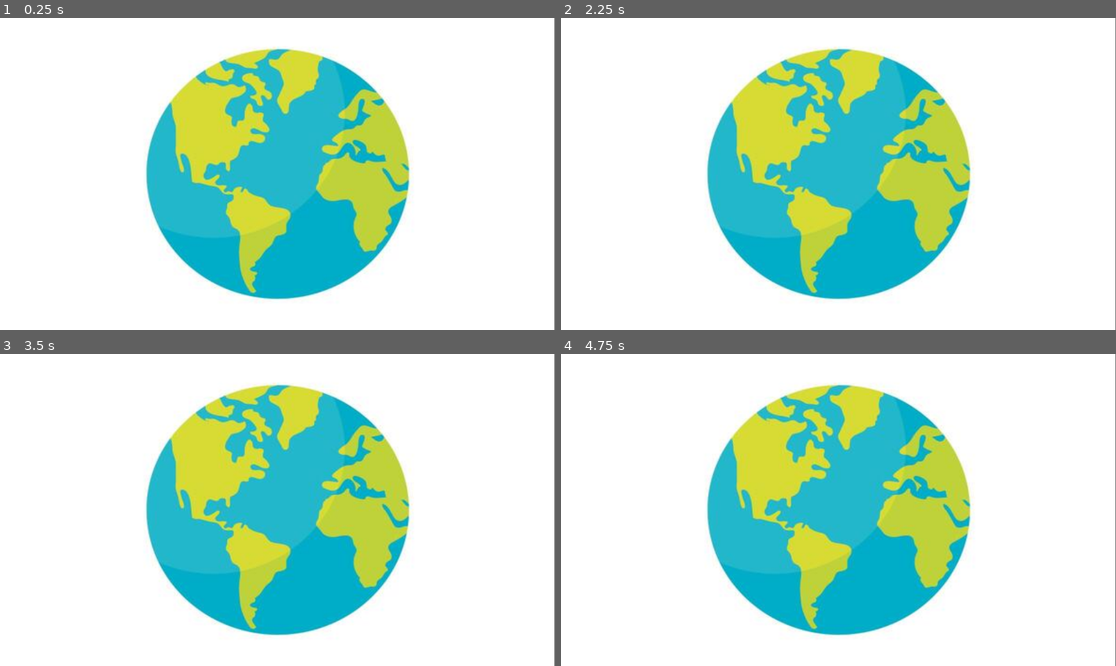
Above: before the commit, frames 1-4 (two rows, left to right).
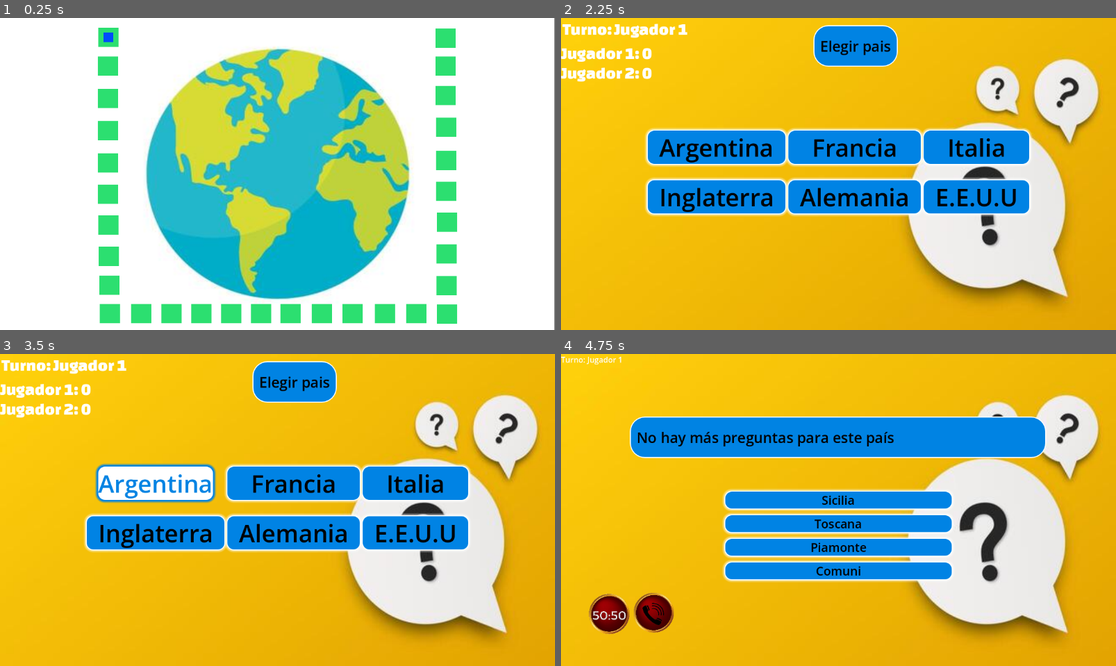
Above: after the commit, the same moments.

Repository: tobiflores/TriviaMundial-Alonso_Flores
Game: Godot game, scene res://Escenas/tablero.tscn
The game is run twice, just before and just after one commit, with the same random seed, the same clock (stepped at 60 frames per second) and the same inputs. This scene is started directly instead of the project's main scene.
Inputs (mouse positions are in pixels of both pictures, inside the frame that each line leads up to):
- Up to frame 1 (0.25 s): no input
- Up to frame 2 (2.25 s): tap Enter at 0.5, 2 s; tap Space at 1.25 s
- Up to frame 3 (3.5 s): click (155, 481) at 2.75 s, where only the run after the commit has a clickable "Argentina"
- Up to frame 4 (4.75 s): click (855, 481) at 3.5 s, where only the run after the commit has a clickable "Francia"; click (977, 481) at 4.25 s, where only the run after the commit has a clickable "Italia"

The runs differ from the first frame. In frame 1, 7.1% of the frame differs, in the area x 17-83%, y 3-98%; in frame 2, 92%, in the area x 0-100%, y 0-100%; in frame 3, 92%; in frame 4, 92%.
Error after the commit: Cannot call method 'duplicate' on a null value. (res://Scripts/elegir_pais.gd:16)

Commit message:
cree la escena de casilla y la escena de jugador, ahora cada ves que respondes bien apareces en la siguiente casilla

Diff:
--- /dev/null
+++ b/Escenas/casilla.tscn
@@ -0,0 +1,19 @@
+[gd_scene format=3 uid="uid://l61hrupdwils"]
+
+[sub_resource type="RectangleShape2D" id="RectangleShape2D_eiy1e"]
+size = Vector2(42, 40)
+
+[node name="casilla" type="Node2D" unique_id=738404893]
+
+[node name="Area2D" type="Area2D" parent="." unique_id=2052984008]
+
+[node name="CollisionShape2D" type="CollisionShape2D" parent="Area2D" unique_id=230926715]
+shape = SubResource("RectangleShape2D_eiy1e")
+
+[node name="ColorRect" type="ColorRect" parent="Area2D" unique_id=801479177]
+offset_left = -21.0
+offset_top = -20.0
+offset_right = 21.0
+offset_bottom = 20.0
+color = Color(0.17249683, 0.8720917, 0.43959695, 1)
+metadata/_edit_use_anchors_ = true
--- /dev/null
+++ b/Escenas/jugador.tscn
@@ -0,0 +1,17 @@
+[gd_scene format=3 uid="uid://bqm3a7grbbao1"]
+
+[sub_resource type="CircleShape2D" id="CircleShape2D_shl25"]
+
+[node name="jugador" type="Node2D" unique_id=595103400]
+
+[node name="Area2D" type="Area2D" parent="." unique_id=1772899291]
+
+[node name="ColorRect" type="ColorRect" parent="Area2D" unique_id=456391628]
+offset_left = -10.0
+offset_top = -10.0
+offset_right = 10.0
+offset_bottom = 10.0
+color = Color(0, 0.3019608, 0.9882353, 1)
+
+[node name="CollisionShape2D" type="CollisionShape2D" parent="Area2D" unique_id=292674380]
+shape = SubResource("CircleShape2D_shl25")
--- a/Escenas/nombres.tscn
+++ b/Escenas/nombres.tscn
@@ -1,6 +1,6 @@
 [gd_scene format=3 uid="uid://dge05ag0w21gp"]
 
-[ext_resource type="Script" uid="uid://tlklps0vb8ye" path="res://Escenas/nombres.gd" id="1_4q6ss"]
+[ext_resource type="Script" uid="uid://tlklps0vb8ye" path="res://Scripts/nombres.gd" id="1_4q6ss"]
 [ext_resource type="Texture2D" uid="uid://b4ui3ygdpmrxi" path="res://Imagenes/yellow-question-mark-background-with-text-space-quiz-symbol-vector.jpg" id="1_fa8ap"]
 [ext_resource type="FontFile" uid="uid://bu2mkiafsdks0" path="res://Fuentes/ChangaOne-Regular.ttf" id="3_f40uu"]
 
--- a/Escenas/tablero.tscn
+++ b/Escenas/tablero.tscn
@@ -1,6 +1,9 @@
 [gd_scene format=3 uid="uid://dmx1des2fgbl2"]
 
+[ext_resource type="Script" uid="uid://doyrqfc0drhlv" path="res://Scripts/tablero.gd" id="1_cg76r"]
 [ext_resource type="Texture2D" uid="uid://c5snh4821bvgb" path="res://Imagenes/world-planet-earth-isolated-icon-free-vector.jpg" id="1_tbcrh"]
+[ext_resource type="PackedScene" uid="uid://l61hrupdwils" path="res://Escenas/casilla.tscn" id="3_iqwsw"]
+[ext_resource type="PackedScene" uid="uid://bqm3a7grbbao1" path="res://Escenas/jugador.tscn" id="4_o1jf0"]
 
 [sub_resource type="StyleBoxFlat" id="StyleBoxFlat_laj61"]
 bg_color = Color(1, 1, 1, 1)
@@ -15,6 +18,7 @@
 anchor_bottom = 1.0
 grow_horizontal = 2
 grow_vertical = 2
+script = ExtResource("1_cg76r")
 
 [node name="Panel2" type="Panel" parent="." unique_id=1477784445]
 layout_mode = 0
@@ -36,3 +40,103 @@
 grow_horizontal = 2
 grow_vertical = 2
 theme_override_styles/panel = SubResource("StyleBoxTexture_240ik")
+
+[node name="casillas" type="Node" parent="." unique_id=684062926]
+
+[node name="casilla" parent="casillas" unique_id=738404893 instance=ExtResource("3_iqwsw")]
+position = Vector2(225, 40)
+
+[node name="casilla2" parent="casillas" unique_id=1054716632 instance=ExtResource("3_iqwsw")]
+position = Vector2(224, 100)
+
+[node name="casilla3" parent="casillas" unique_id=1266008358 instance=ExtResource("3_iqwsw")]
+position = Vector2(224, 167)
+
+[node name="casilla4" parent="casillas" unique_id=696843356 instance=ExtResource("3_iqwsw")]
+position = Vector2(224, 234)
+
+[node name="casilla5" parent="casillas" unique_id=417910319 instance=ExtResource("3_iqwsw")]
+position = Vector2(224, 301)
+
+[node name="casilla6" parent="casillas" unique_id=1444356046 instance=ExtResource("3_iqwsw")]
+position = Vector2(224, 366)
+
+[node name="casilla7" parent="casillas" unique_id=1161090081 instance=ExtResource("3_iqwsw")]
+position = Vector2(225, 430)
+
+[node name="casilla8" parent="casillas" unique_id=727129793 instance=ExtResource("3_iqwsw")]
+position = Vector2(226, 495)
+
+[node name="casilla9" parent="casillas" unique_id=1032422855 instance=ExtResource("3_iqwsw")]
+position = Vector2(227, 555)
+
+[node name="casilla10" parent="casillas" unique_id=1624742907 instance=ExtResource("3_iqwsw")]
+position = Vector2(228, 614)
+
+[node name="casilla11" parent="casillas" unique_id=1153026792 instance=ExtResource("3_iqwsw")]
+position = Vector2(293, 614)
+
+[node name="casilla12" parent="casillas" unique_id=497073178 instance=ExtResource("3_iqwsw")]
+position = Vector2(356, 614)
+
+[node name="casilla13" parent="casillas" unique_id=1430057215 instance=ExtResource("3_iqwsw")]
+position = Vector2(418, 614)
+
+[node name="casilla14" parent="casillas" unique_id=432651841 instance=ExtResource("3_iqwsw")]
+position = Vector2(480, 614)
+
+[node name="casilla15" parent="casillas" unique_id=1107492845 instance=ExtResource("3_iqwsw")]
+position = Vector2(542, 614)
+
+[node name="casilla16" parent="casillas" unique_id=1539053597 instance=ExtResource("3_iqwsw")]
+position = Vector2(603, 614)
+
+[node name="casilla17" parent="casillas" unique_id=634015420 instance=ExtResource("3_iqwsw")]
+position = Vector2(668, 614)
+
+[node name="casilla18" parent="casillas" unique_id=1308839219 instance=ExtResource("3_iqwsw")]
+position = Vector2(732, 614)
+
+[node name="casilla19" parent="casillas" unique_id=909757162 instance=ExtResource("3_iqwsw")]
+position = Vector2(799, 614)
+
+[node name="casilla20" parent="casillas" unique_id=972648089 instance=ExtResource("3_iqwsw")]
+position = Vector2(864, 614)
+
+[node name="casilla21" parent="casillas" unique_id=759987855 instance=ExtResource("3_iqwsw")]
+position = Vector2(928, 615)
+
+[node name="casilla22" parent="casillas" unique_id=1750675401 instance=ExtResource("3_iqwsw")]
+position = Vector2(927, 556)
+
+[node name="casilla23" parent="casillas" unique_id=602421441 instance=ExtResource("3_iqwsw")]
+position = Vector2(927, 490)
+
+[node name="casilla24" parent="casillas" unique_id=1346815349 instance=ExtResource("3_iqwsw")]
+position = Vector2(928, 424)
+
+[node name="casilla25" parent="casillas" unique_id=795803156 instance=ExtResource("3_iqwsw")]
+position = Vector2(926, 360)
+
+[node name="casilla26" parent="casillas" unique_id=976115299 instance=ExtResource("3_iqwsw")]
+position = Vector2(926, 296)
+
+[node name="casilla27" parent="casillas" unique_id=27690787 instance=ExtResource("3_iqwsw")]
+position = Vector2(926, 227)
+
+[node name="casilla28" parent="casillas" unique_id=67594290 instance=ExtResource("3_iqwsw")]
+position = Vector2(925, 161)
+
+[node name="casilla29" parent="casillas" unique_id=808559650 instance=ExtResource("3_iqwsw")]
+position = Vector2(925, 100)
+
+[node name="casilla30" parent="casillas" unique_id=927604189 instance=ExtResource("3_iqwsw")]
+position = Vector2(925, 42)
+
+[node name="jugadores" type="Node" parent="." unique_id=140651021]
+
+[node name="jugador" parent="jugadores" unique_id=595103400 instance=ExtResource("4_o1jf0")]
+position = Vector2(137, 35)
+
+[node name="jugador2" parent="jugadores" unique_id=702146986 instance=ExtResource("4_o1jf0")]
+position = Vector2(176, 35)
--- a/Scripts/GestorJuego.gd
+++ b/Scripts/GestorJuego.gd
@@ -5,6 +5,9 @@
 var puntajes: Array[int] = [0, 0]
 var correctasConsecutivas: int = 0
 var nombres: Array[String] = ["Jugador 1", "Jugador 2"]
+var posiciones: Array[int] = [0, 0]
+var debe_mover: bool = false
+var jugador_que_mueve: int = 0
 
 func marcar_pregunta_usada(pais: String, enunciado: String):
 	if not preguntas_usadas.has(pais):
@@ -19,6 +22,8 @@
 func respuesta_correcta():
 	puntajes[jugadorActual] += 1
 	correctasConsecutivas += 1
+	debe_mover = true
+	jugador_que_mueve = jugadorActual
 	if correctasConsecutivas >= 3:
 		pasar_turno()
 
--- a/Scripts/ronda.gd
+++ b/Scripts/ronda.gd
@@ -70,4 +70,4 @@
 	$BotonLlamada.disabled = true
 
 func _on_boton_continuar_pressed() -> void:
-	get_tree().change_scene_to_file("res://Escenas/elegir_pais.tscn")
+	get_tree().change_scene_to_file("res://Escenas/tablero.tscn")
--- /dev/null
+++ b/Scripts/tablero.gd
@@ -0,0 +1,49 @@
+extends Control
+
+func _ready():
+	print("debe_mover: ", GestorJuego.debe_mover)
+	print("posiciones: ", GestorJuego.posiciones)
+	print("jugador actual: ", GestorJuego.jugadorActual)
+	_colocar_jugador(0)
+	_colocar_jugador(1)
+
+	if GestorJuego.debe_mover:
+		mover_jugador(GestorJuego.jugador_que_mueve)
+		GestorJuego.debe_mover = false
+	await get_tree().create_timer(2.0).timeout
+	get_tree().change_scene_to_file("res://Escenas/elegir_pais.tscn")
+func mover_jugador(jugador_idx: int):
+	GestorJuego.posiciones[jugador_idx] += 1
+	var nueva_pos = GestorJuego.posiciones[jugador_idx]
+
+	print("moviendo jugador %d a casilla %d" % [jugador_idx, nueva_pos])
+
+	if nueva_pos >= 30:
+		print("%s ganó!" % GestorJuego.nombres[jugador_idx])
+		return
+
+	_colocar_jugador(jugador_idx)
+
+func _colocar_jugador(jugador_idx: int):
+	var pos = GestorJuego.posiciones[jugador_idx]
+	print("colocando jugador %d en posicion %d" % [jugador_idx, pos])
+	var nombre_casilla: String
+	if pos == 0:
+		nombre_casilla = "casilla"
+	else:
+		nombre_casilla = "casilla%d" % pos
+
+	print("buscando nodo: ", nombre_casilla)
+	var casilla = $casillas.get_node_or_null(nombre_casilla)
+	if casilla == null:
+		push_error("No se encontró: %s" % nombre_casilla)
+		return
+	print("casilla encontrada en: ", casilla.global_position)
+	var jugador
+	if jugador_idx == 0:
+		jugador = $jugadores/jugador
+	else:
+		jugador = $jugadores/jugador2
+	print("jugador posicion antes: ", jugador.global_position)
+	jugador.global_position = casilla.global_position
+	print("jugador posicion despues: ", jugador.global_position)
--- a/project.godot
+++ b/project.godot
@@ -19,6 +19,16 @@
 
 GestorJuego="*uid://dxtq1digls66a"
 
+[file_customization]
+
+folder_colors={
+"res://Escenas/": "yellow",
+"res://Fuentes/": "orange",
+"res://Imagenes/": "green",
+"res://Scripts/": "red",
+"res://data/": "blue"
+}
+
 [physics]
 
 3d/physics_engine="Jolt Physics"
Renamed: Escenas/nombres.gd -> Scripts/nombres.gd
Renamed: Escenas/nombres.gd.uid -> Scripts/nombres.gd.uid
Not shown, added: Scripts/tablero.gd.uid
